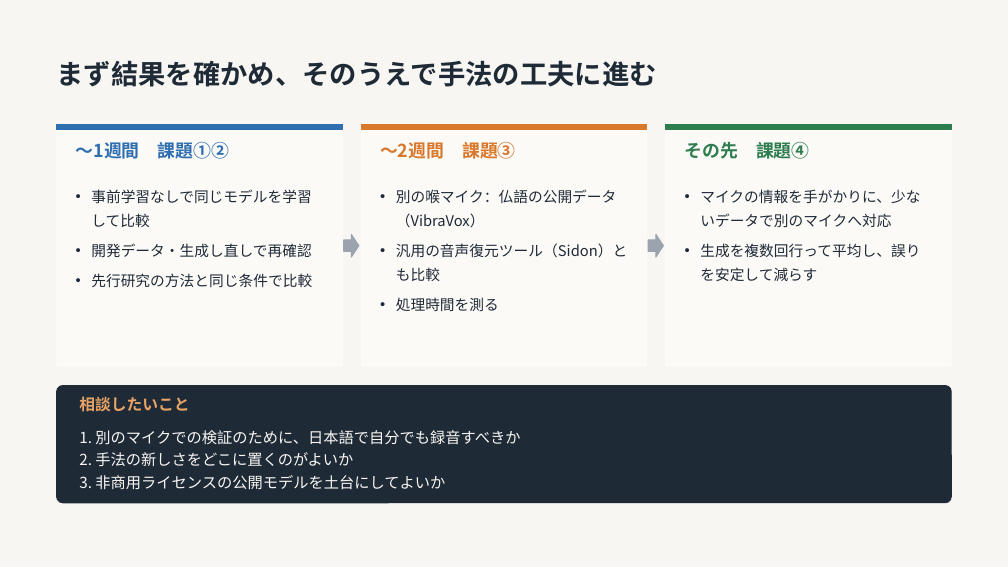
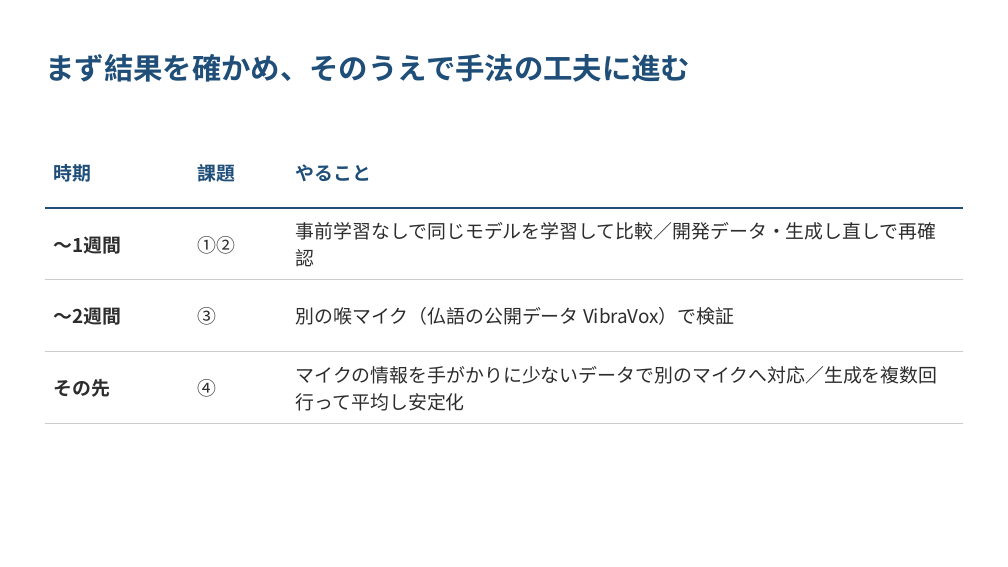
Before and after one commit to kasugayuji0716-art/bone-conduction-research, a slide deck: slide 6 of results/progress_slides_2026-10.pptx. Drawn at 1008x567 pixels with LibreOffice and Linux fonts; fonts in the diff are those of the drawing. Boxes give left, top, right and bottom in pixels: in the first picture for what was removed or moved away, otherwise in the second. Text is boxed around its words. In the diff, an @@ line names an element or a change of style, - is before the commit and + after.

```diff
--- a/results/progress_slides_2026-10.pptx
+++ b/results/progress_slides_2026-10.pptx
@@ background #F7F6F2 to #FFFFFF @@
@@ text "まず結果を確かめ、そのうえで手法の工夫に進む": place and size @@
-text "まず結果を確かめ、そのうえで手法の工夫に進む" at [57,60,657,87]
+text "まず結果を確かめ、そのうえで手法の工夫に進む" at [45,54,690,82]
@@ text "まず結果を確かめ、そのうえで手法の工夫に進む" at [45,54,690,82]: size 26 to 28 pt, text colour #1F2A37 to #1F4E79 @@
@@ table added at [45,136,963,415], 4 rows, 3 columns @@
+時期 | 課題 | やること
+〜1週間 | ①② | 事前学習なしで同じモデルを学習して比較／開発データ・生成し直しで再確認
+〜2週間 | ③ | 別の喉マイク（仏語の公開データ VibraVox）で検証
+その先 | ④ | マイクの情報を手がかりに少ないデータで別のマイクへ対応／生成を複数回行って平均し安定化
@@ rectangle removed at [57,125,343,367] @@
@@ rectangle removed at [57,125,343,129] @@
@@ text removed at [76,142,229,159] @@
-〜1週間 課題①②
@@ rectangle removed at [361,125,647,367] @@
@@ rectangle removed at [361,125,647,129] @@
@@ text removed at [380,142,516,159] @@
-〜2週間 課題③
@@ rectangle removed at [666,125,952,367] @@
@@ rectangle removed at [666,125,952,129] @@
@@ text removed at [685,142,810,159] @@
-その先 課題④
@@ text removed at [91,189,312,288] @@
-• 事前学習なしで同じモデルを学習して比較
-• 開発データ・生成し直しで再確認
-• 先行研究の方法と同じ条件で比較
@@ text removed at [396,189,627,311] @@
-• 別の喉マイク：仏語の公開データ（VibraVox）
-• 汎用の音声復元ツール（Sidon）とも比較
-• 処理時間を測る
@@ text removed at [700,189,920,281] @@
-• マイクの情報を手がかりに、少ないデータで別のマイクへ対応
-• 生成を複数回行って平均し、誤りを安定して減らす
@@ right arrow removed at [344,234,359,257] @@
@@ right arrow removed at [649,234,664,257] @@
@@ rounded rectangle removed at [57,386,951,503] @@
@@ text removed at [79,396,189,412] @@
-相談したいこと
@@ text removed at [79,430,520,490] @@
-1. 別のマイクでの検証のために、日本語で自分でも録音すべきか
-2. 手法の新しさをどこに置くのがよいか
-3. 非商用ライセンスの公開モデルを土台にしてよいか
```
Also in this commit, not shown: 5 other slides changed, 2 slides added, 3 other files.
